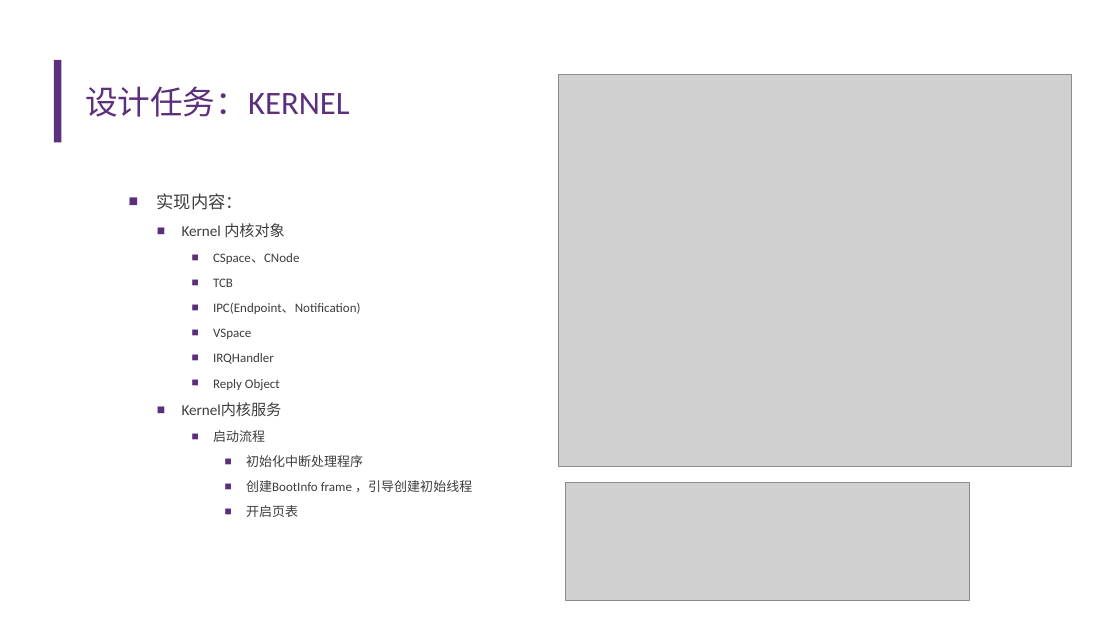
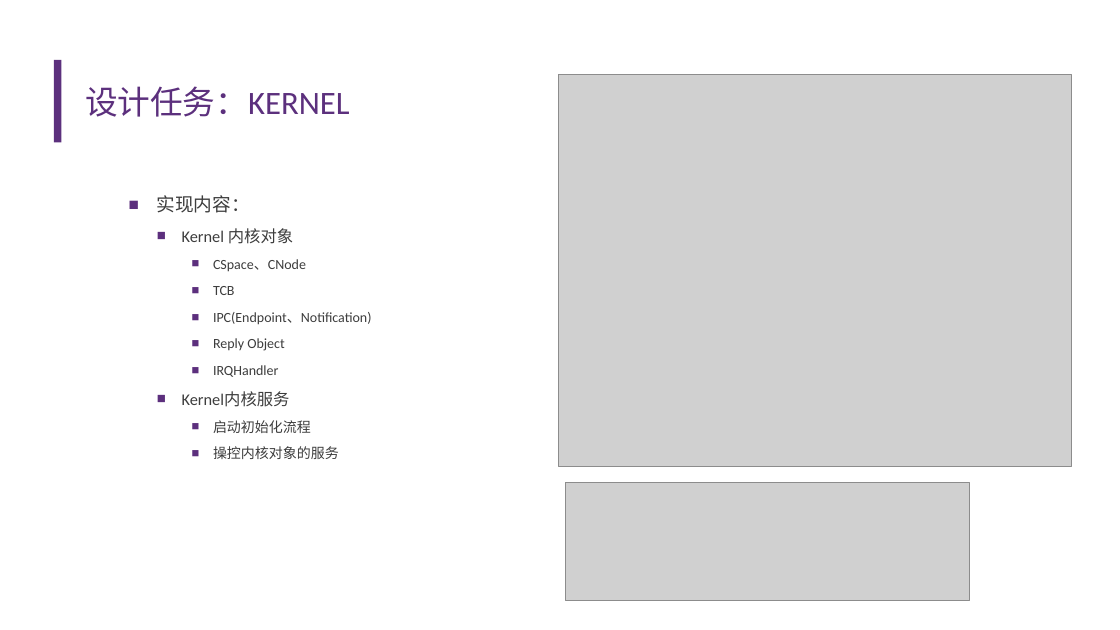
Before and after one commit to llh730/seL4-rust-implement, a slide deck: slide 9 of record/开题报告——李龙昊.pptx. Drawn at 1120x630 pixels with LibreOffice and Linux fonts; fonts in the diff are those of the drawing; grey boxes stand for pictures; background and template pictures are left out. Boxes give left, top, right and bottom in pixels: in the first picture for what was removed or moved away, otherwise in the second. Text is boxed around its words. In the diff, an @@ line names an element or a change of style, - is before the commit and + after.

```diff
--- a/record/开题报告——李龙昊.pptx
+++ b/record/开题报告——李龙昊.pptx
@@ text at [157, 195, 372, 407]: size 14.8 to 16 pt in "实现内容："; size 12.9 to 14 pt in "Kernel 内核对象", "Kernel内核服务"; size 11.1 to 12 pt in "CSpace、CNode", "TCB", "IPC(Endpoint、Notification)", "IRQHandler" @@
@@ text at [213, 338, 284, 351]: text changed; size 11.1 to 12 pt @@
-      ■ VSpace
+      ■ Reply Object
@@ text at [213, 379, 280, 390]: paragraph removed @@
-      ■ Reply Object
@@ text at [213, 420, 339, 459]: text changed; size 11.1 to 12 pt @@
-      ■ 启动流程
-        ■ 初始化中断处理程序
-        ■ 创建BootInfo frame ，引导创建初始线程
-        ■ 开启页表
+      ■ 启动初始化流程
+      ■ 操控内核对象的服务
```
Also in this commit, not shown: 7 other slides changed, 1 other file.
